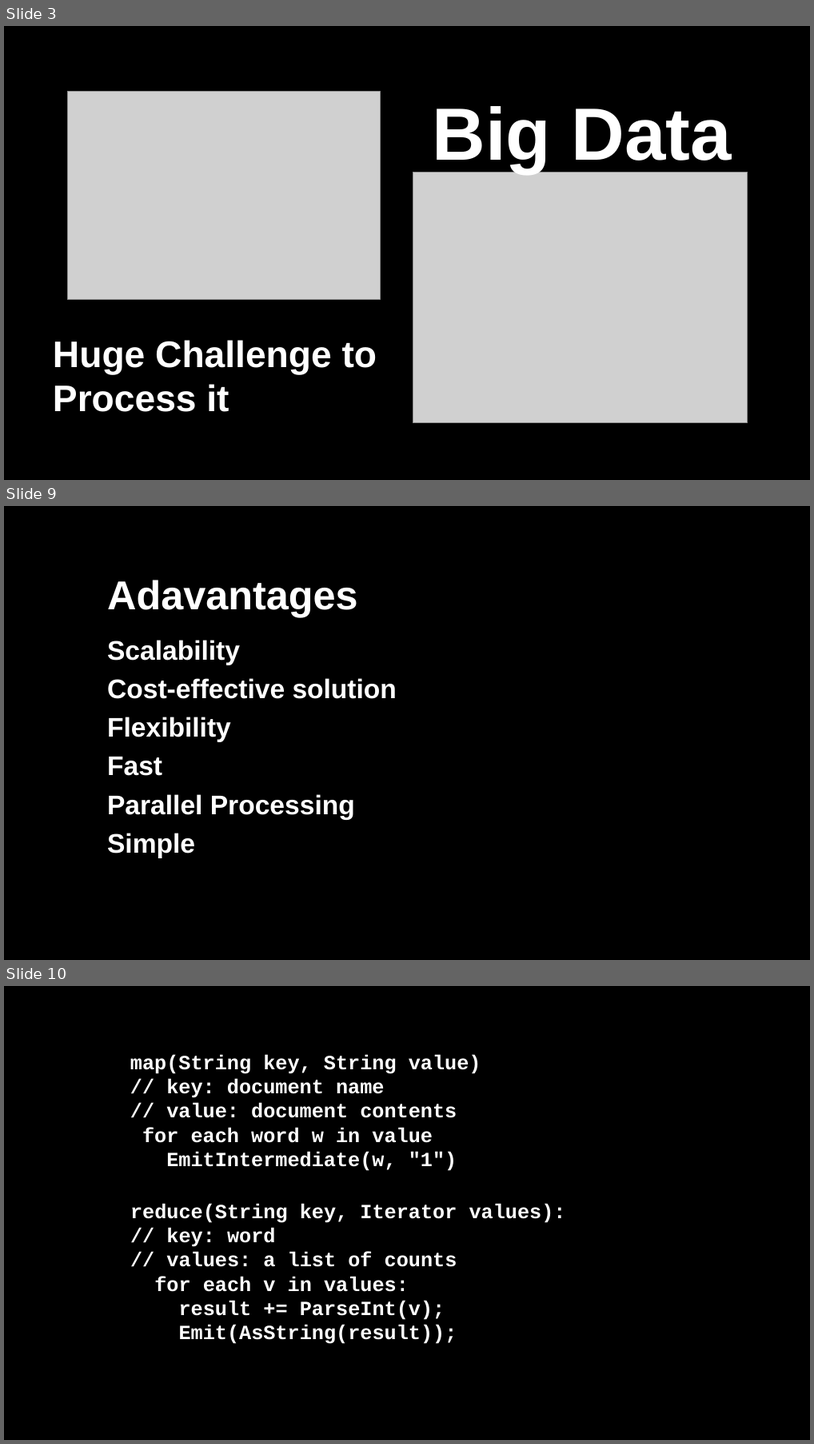
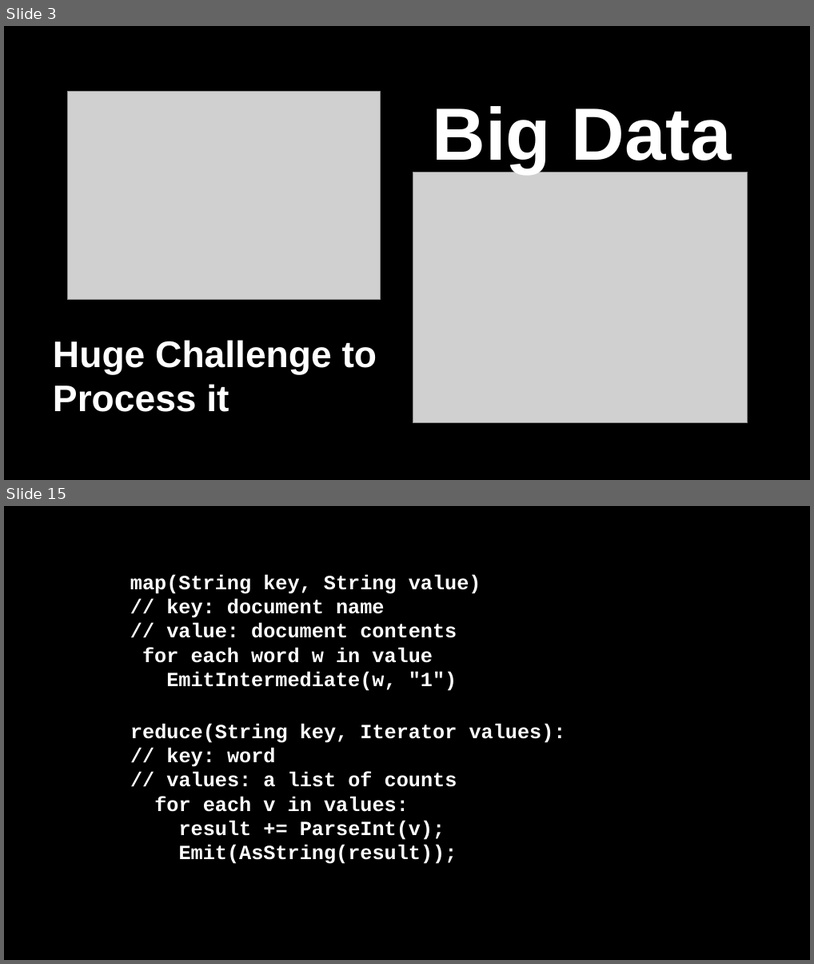
Before and after one commit to kisan101/presentation-on-MapReduce, a slide deck: map_reduce.pptx. Shown one above the other, each under a label of ours: slides 3, 9 and 10 before the commit, slides 3 and 15 after it; the slides between them are not shown. The pictures are 814x1444 and 814x964 pixels, drawn with LibreOffice and Linux fonts; fonts in the diff are those of the drawing; grey boxes stand for pictures. Boxes give left, top, right and bottom in pixels: in the first picture for what was removed or moved away, otherwise in the second. Text is boxed around its words. In the diff, an @@ line names an element or a change of style, - is before the commit and + after.

```diff
--- a/map_reduce.pptx
+++ b/map_reduce.pptx
@@ slide 9 removed at <box>4,506,810,960</box>, background #000000 @@
@@ text removed at <box>107,580,358,617</box> @@
-Adavantages
@@ text removed at <box>107,640,240,665</box> @@
-Scalability
@@ text removed at <box>107,678,397,699</box> @@
-Cost-effective solution
@@ text removed at <box>107,716,231,742</box> @@
-Flexibility
@@ text removed at <box>107,756,162,776</box> @@
-Fast
@@ text removed at <box>107,794,355,820</box> @@
-Parallel Processing
@@ text removed at <box>107,832,195,858</box> @@
-Simple
@@ what was slide 10 is now slide 15 @@
```
Also in this commit, not shown: 1 slide changed, 13 slides added, 6 other slides removed.
